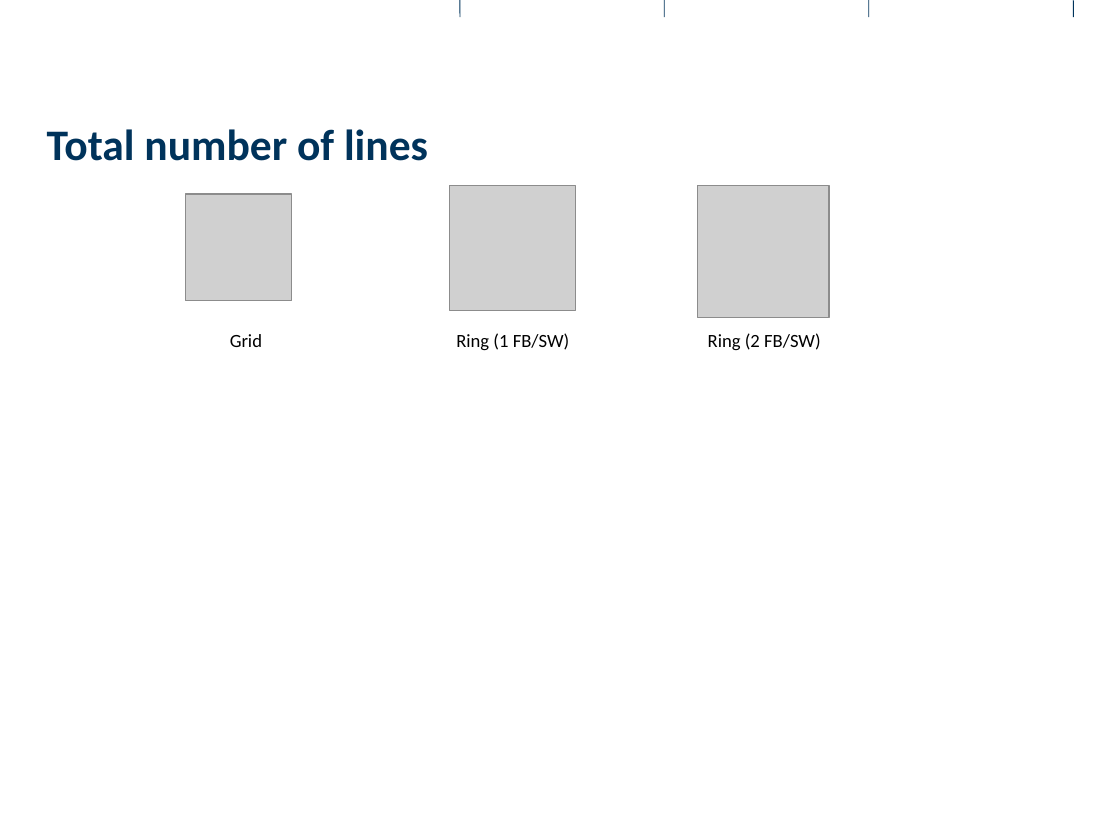
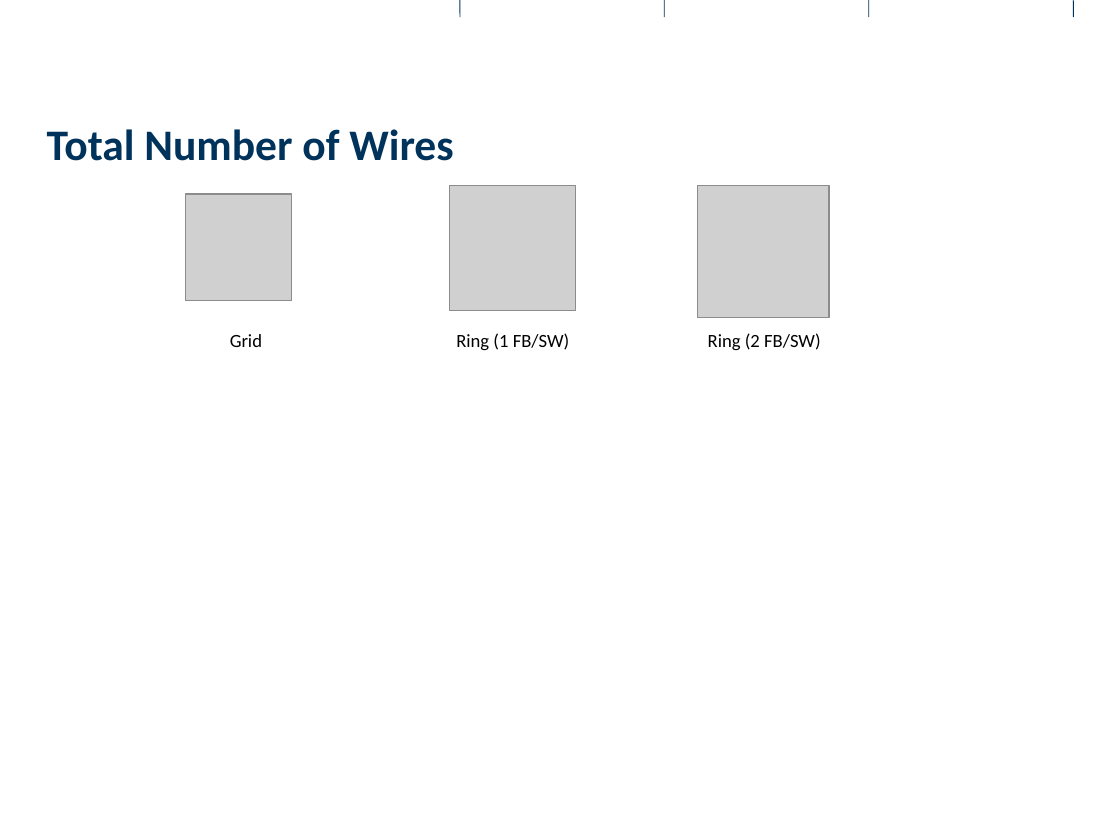
Before and after one commit to rihuber/ma, a slide deck: slide 12 of documents/presentations/intermediate1/intermediate1.odp. Drawn at 1120x840 pixels with LibreOffice and Linux fonts; fonts in the diff are those of the drawing; grey boxes stand for pictures; background and template pictures are left out. Boxes give left, top, right and bottom in pixels: in the first picture for what was removed or moved away, otherwise in the second. Text is boxed around its words. In the diff, an @@ line names an element or a change of style, - is before the commit and + after.

```diff
--- a/documents/presentations/intermediate1/intermediate1.odp
+++ b/documents/presentations/intermediate1/intermediate1.odp
@@ title at (47,129,453,161): text changed @@
-Total number of lines
+Total Number of Wires
```
Also in this commit, not shown: 1 other slide changed.
